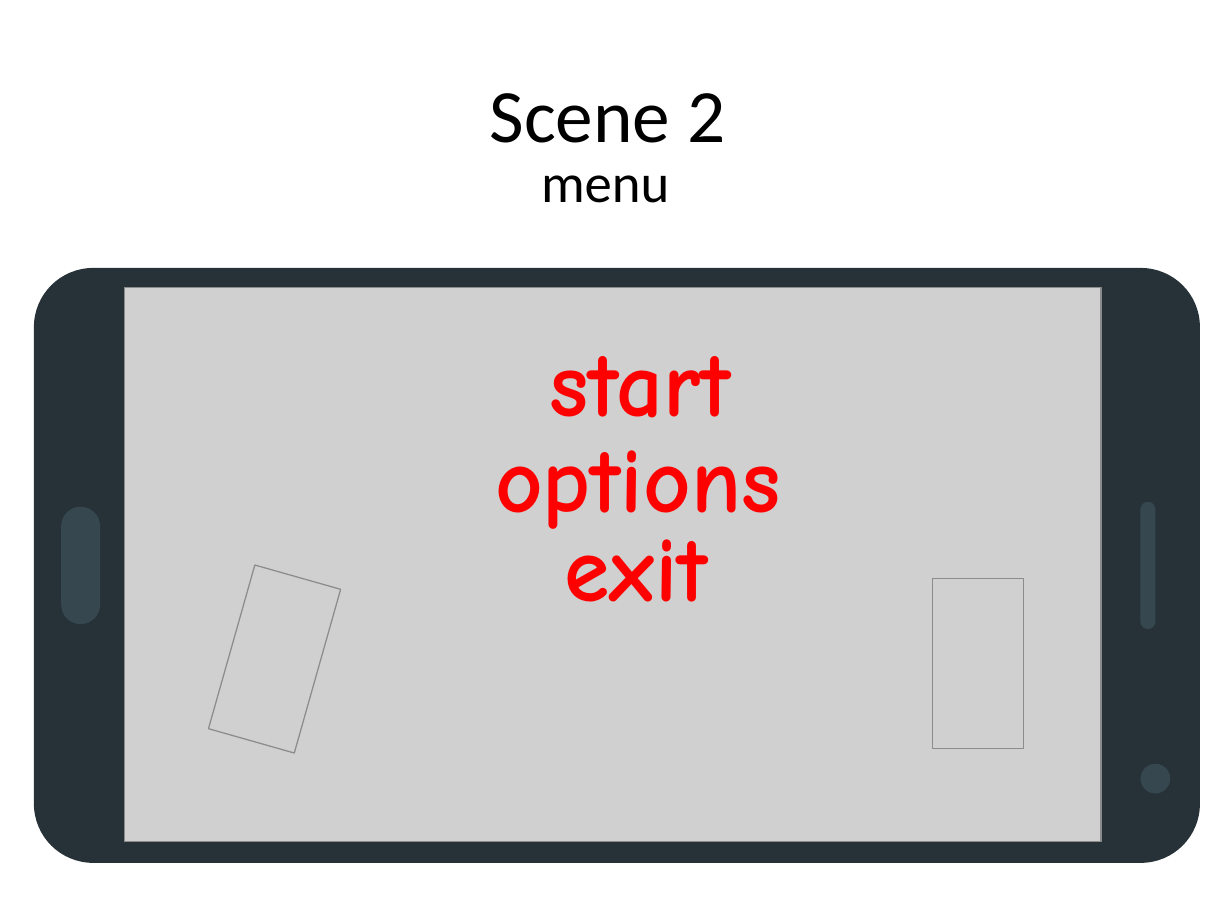
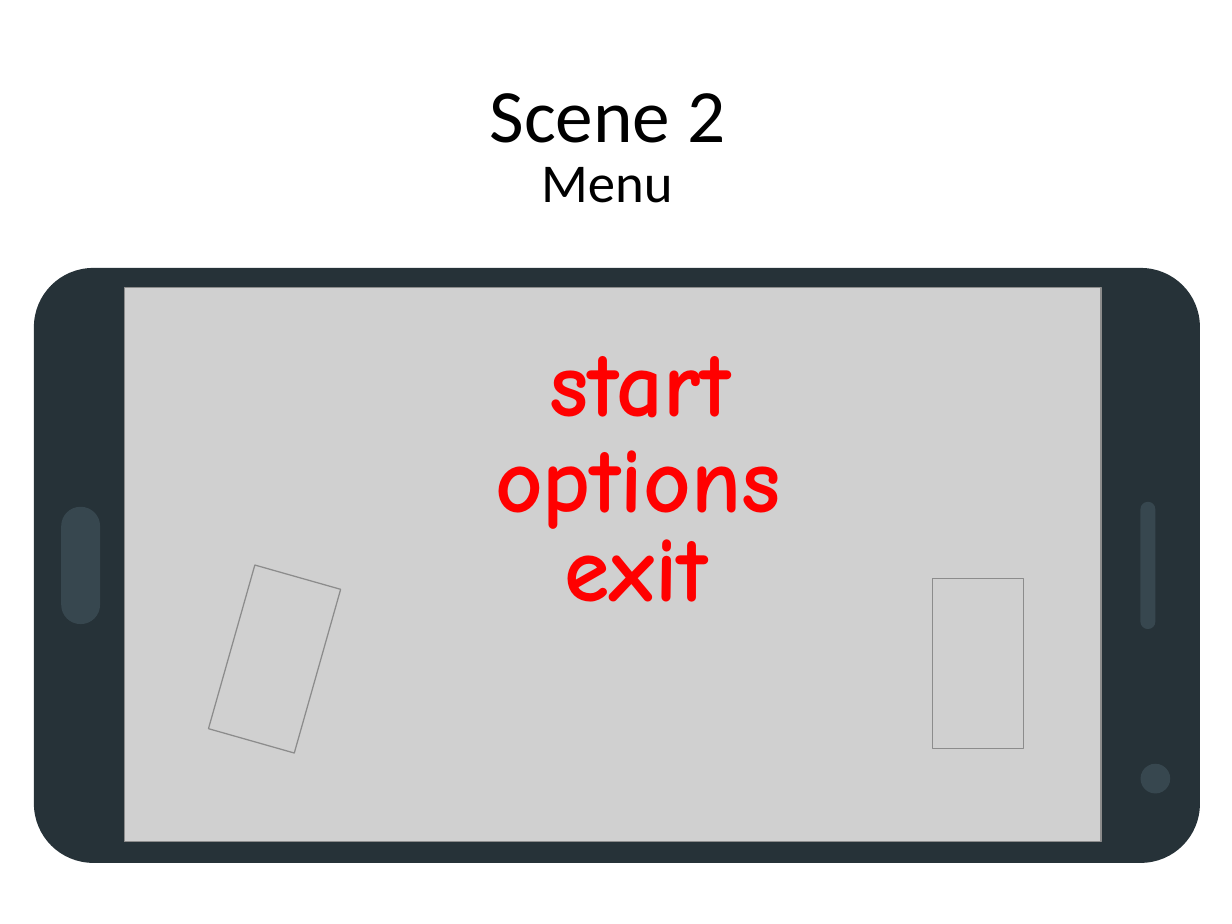
Before and after one commit to AlexanderChibirev/BaseGame-JumperMan-cocos2d, a slide deck: slide 3 of Layout UI/LayoutUI.pptx. Drawn at 1232x924 pixels with LibreOffice and Linux fonts; fonts in the diff are those of the drawing; grey boxes stand for pictures; background and template pictures are left out. Boxes give left, top, right and bottom in pixels: in the first picture for what was removed or moved away, otherwise in the second. Text is boxed around its words. In the diff, an @@ line names an element or a change of style, - is before the commit and + after.

```diff
--- a/Layout UI/LayoutUI.pptx
+++ b/Layout UI/LayoutUI.pptx
@@ text at <box>541,167,673,203</box>: text changed @@
-menu
+Menu
```
Also in this commit, not shown: 1 other slide changed, 1 slide added, 1 other file.
